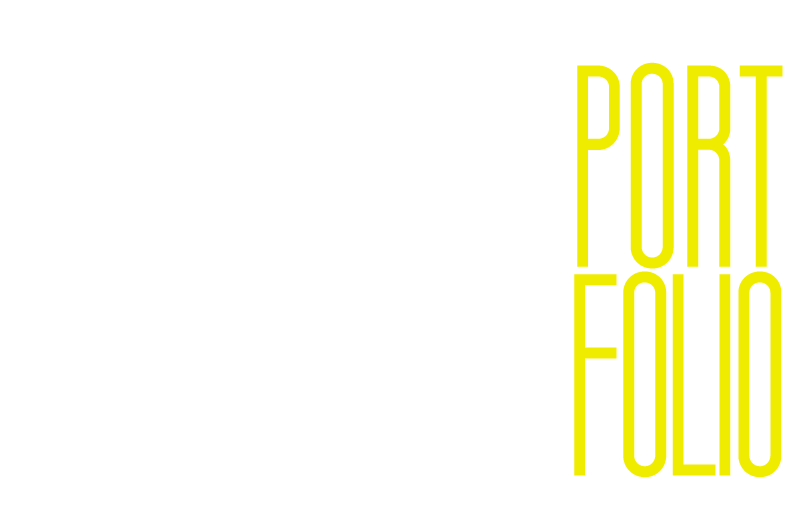
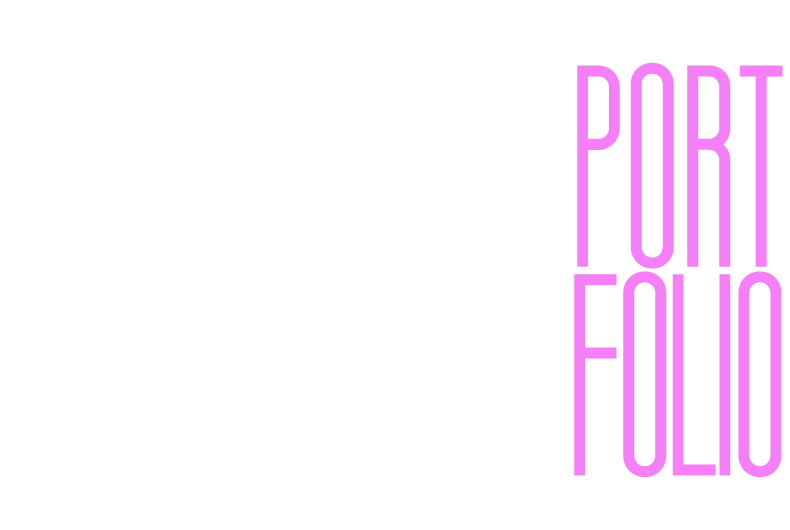
Two versions of the same layered image (790x530). Layer-by-layer changes:
hid "レイヤー40" over [574, 62, 783, 478]
showed "レイヤー-80 のコピー", painted on it over [574, 62, 783, 478]
